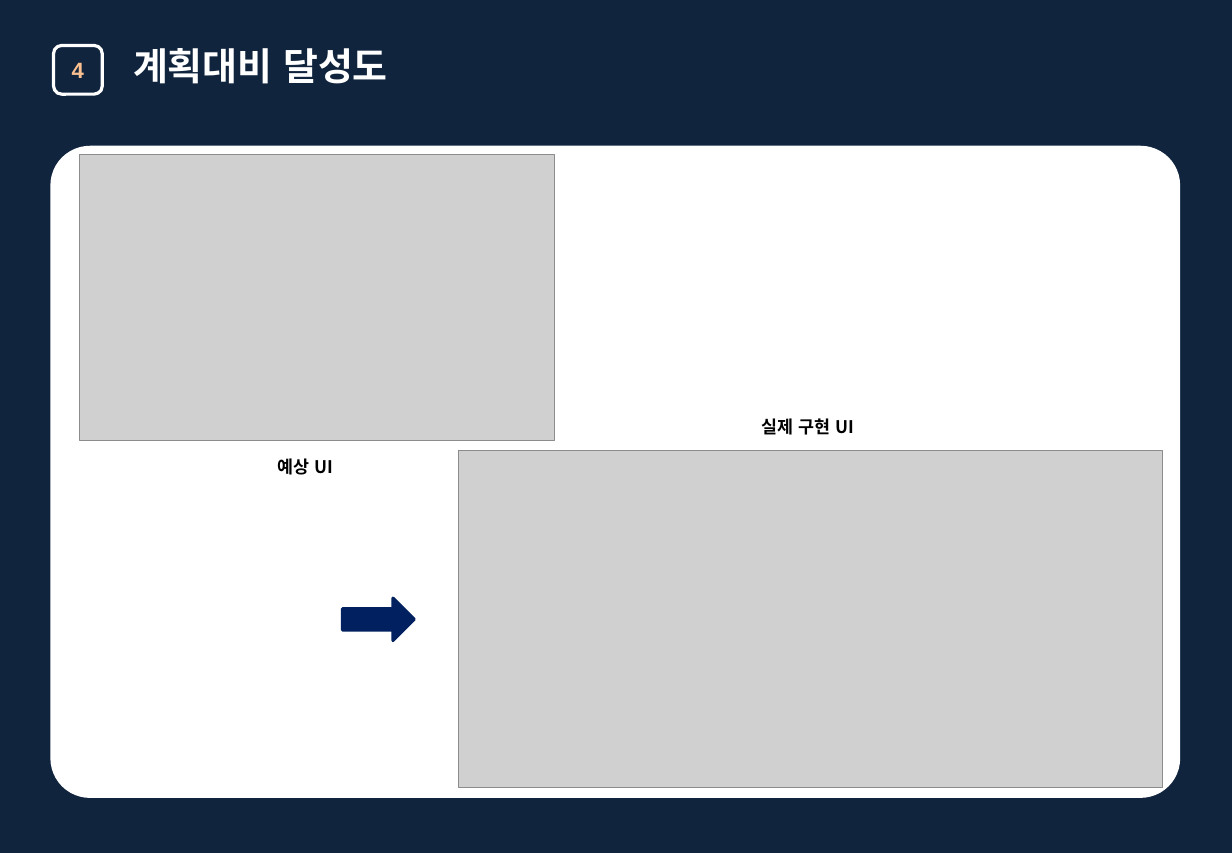
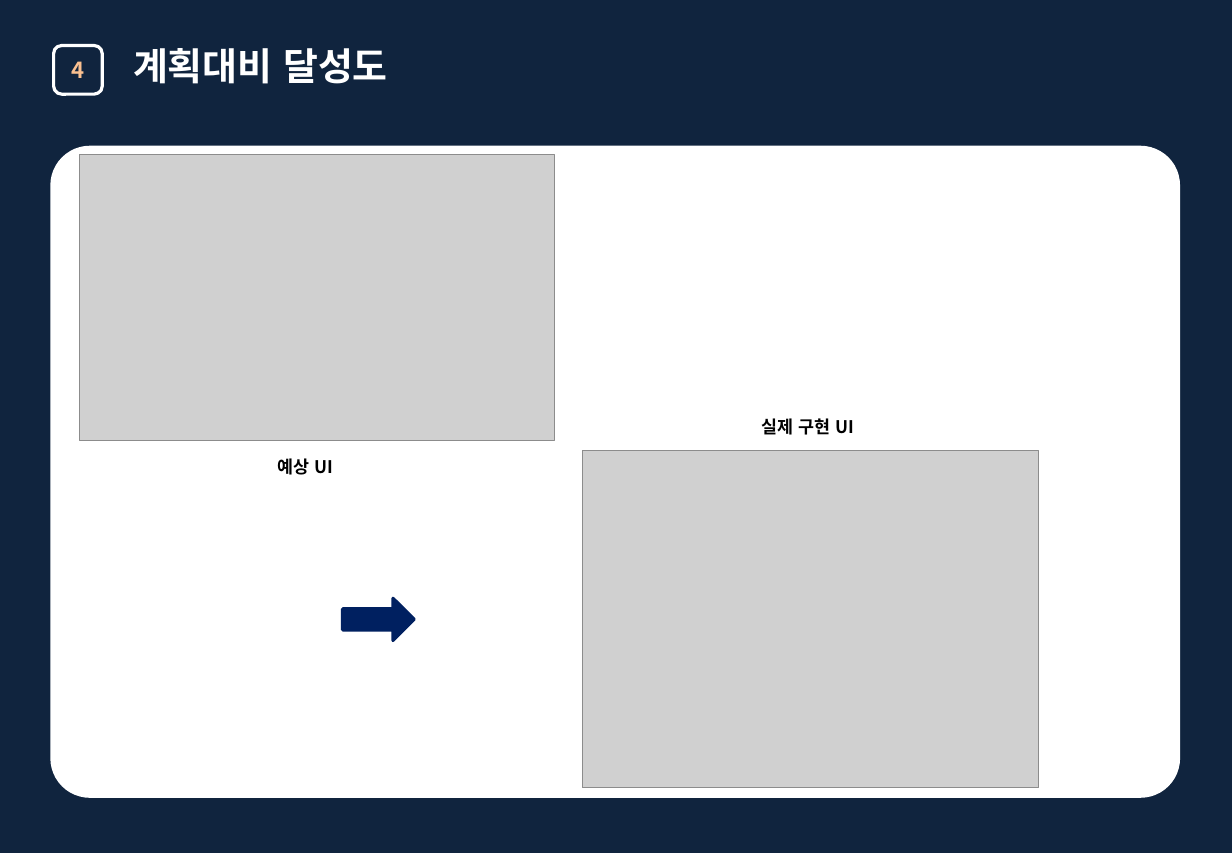
Before and after one commit to OrchardTree7/React-Todolist, a slide deck: slide 15 of 웹프레임워크1(B)_10팀_NONE-ERROR 최종발표.pptx. Drawn at 1232x853 pixels with LibreOffice and Linux fonts; fonts in the diff are those of the drawing; grey boxes stand for pictures. Boxes give left, top, right and bottom in pixels: in the first picture for what was removed or moved away, otherwise in the second. Text is boxed around its words. In the diff, an @@ line names an element or a change of style, - is before the commit and + after.

```diff
--- a/웹프레임워크1(B)_10팀_NONE-ERROR 최종발표.pptx
+++ b/웹프레임워크1(B)_10팀_NONE-ERROR 최종발표.pptx
@@ background #0F243E to #10243E @@
@@ rounded rectangle "4" at box(53, 46, 102, 94): font Arial to Noto Sans CJK KR; proportions changed @@
@@ picture: place and size @@
-picture at box(458, 450, 1163, 788)
+picture at box(582, 450, 1040, 788)
```
Also in this commit, not shown: 16 other slides changed, 2 other files.
